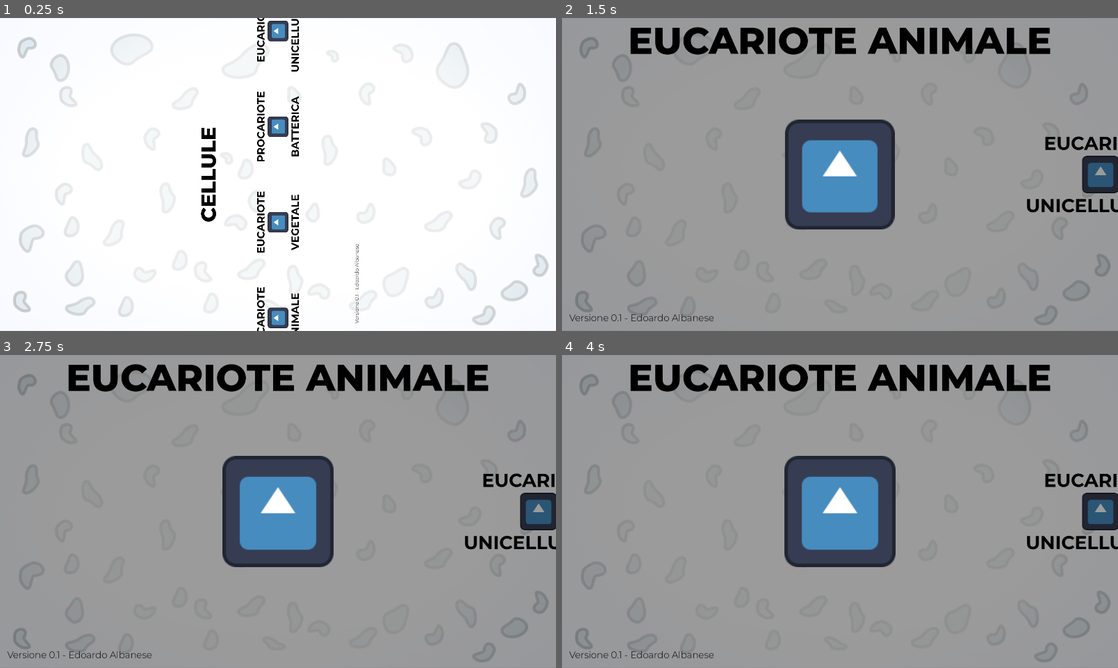
Above: before the commit, frames 1-4 (two rows, left to right).
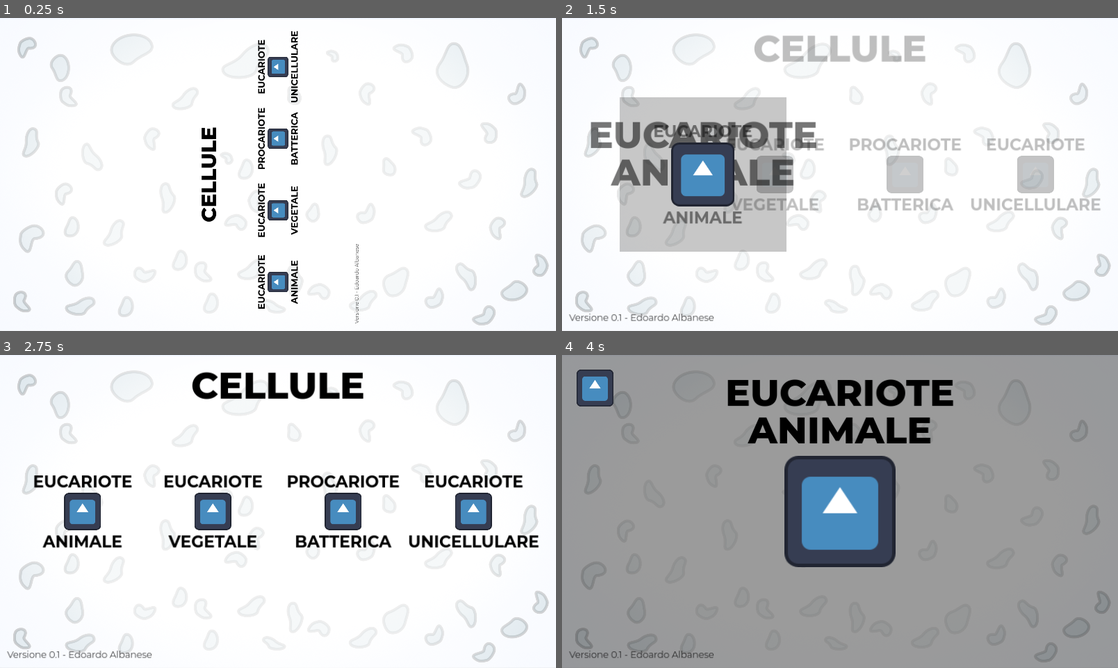
Above: after the commit, the same moments.

Repository: edoardo-albanese/Cellule
Game: Godot game, scene res://ScenesAndScripts/start_menu.tscn
Two runs of this game, one before a commit and one after it. Both use one fixed random seed, a clock stepped at 60 frames per second and the inputs below. The engine's default icon, where the game draws it, is replaced by a stand-in: a white triangle on a blue panel in a dark square.
Inputs (mouse positions are in pixels of both pictures, inside the frame that each line leads up to):
- Up to frame 1 (0.25 s): no input
- Up to frame 2 (1.5 s): click (578, 174) at 0.52 s; click (645, 174) at 1.27 s
- Up to frame 3 (2.75 s): click (33, 389) at 2.02 s
- Up to frame 4 (4 s): click (645, 511) at 2.77 s

The runs differ from the first frame. In frame 1, 3.5% of the frame differs, in the area x 36-65%, y 0-100%; in frame 2, 99%; in frame 3, 99%, in the area x 0-100%, y 0-100%; in frame 4, 8.8%.

Commit message:
added detransition and export

Diff:
--- a/ScenesAndScripts/Global.gd
+++ b/ScenesAndScripts/Global.gd
@@ -2,6 +2,7 @@
 
 enum CELLULE {Animale, Vegetale, Procariote, Unicellulare}
 
-signal cell_clicked()
+signal cell_clicked
+signal back_clicked
 
 var cell_type : CELLULE
--- a/ScenesAndScripts/cellula.gd
+++ b/ScenesAndScripts/cellula.gd
@@ -42,3 +42,10 @@
 
 	title.text = text1 + " " + text2
 	animation_player.play("transition")
+
+
+func _on_back_button_pressed():
+	if image.disabled:
+		Global.back_clicked.emit()
+		enlarger.minimize()
+		animation_player.play("detransition")
--- a/ScenesAndScripts/cellula.tscn
+++ b/ScenesAndScripts/cellula.tscn
@@ -124,6 +124,42 @@
 tracks/9/interp = 1
 tracks/9/loop_wrap = true
 tracks/9/keys = {
+"times": PackedFloat32Array(0),
+"transitions": PackedFloat32Array(1),
+"update": 0,
+"values": [Vector2(128, 128)]
+}
+tracks/10/type = "value"
+tracks/10/imported = false
+tracks/10/enabled = true
+tracks/10/path = NodePath("Container/MarginContainer/BackButton:visible")
+tracks/10/interp = 1
+tracks/10/loop_wrap = true
+tracks/10/keys = {
+"times": PackedFloat32Array(0),
+"transitions": PackedFloat32Array(1),
+"update": 1,
+"values": [false]
+}
+tracks/11/type = "value"
+tracks/11/imported = false
+tracks/11/enabled = true
+tracks/11/path = NodePath("Container/MarginContainer/BackButton:modulate")
+tracks/11/interp = 1
+tracks/11/loop_wrap = true
+tracks/11/keys = {
+"times": PackedFloat32Array(0),
+"transitions": PackedFloat32Array(1),
+"update": 0,
+"values": [Color(1, 1, 1, 1)]
+}
+tracks/12/type = "value"
+tracks/12/imported = false
+tracks/12/enabled = true
+tracks/12/path = NodePath("Container/MarginContainer/Center/Image:size")
+tracks/12/interp = 1
+tracks/12/loop_wrap = true
+tracks/12/keys = {
 "times": PackedFloat32Array(0),
 "transitions": PackedFloat32Array(1),
 "update": 0,
@@ -240,10 +276,207 @@
 "update": 1,
 "values": [15]
 }
+tracks/9/type = "value"
+tracks/9/imported = false
+tracks/9/enabled = true
+tracks/9/path = NodePath("Container/MarginContainer/BackButton:visible")
+tracks/9/interp = 1
+tracks/9/loop_wrap = true
+tracks/9/keys = {
+"times": PackedFloat32Array(0, 0.001),
+"transitions": PackedFloat32Array(1, 1),
+"update": 1,
+"values": [false, true]
+}
+tracks/10/type = "value"
+tracks/10/imported = false
+tracks/10/enabled = true
+tracks/10/path = NodePath("Container/MarginContainer/BackButton:modulate")
+tracks/10/interp = 1
+tracks/10/loop_wrap = true
+tracks/10/keys = {
+"times": PackedFloat32Array(0, 0.5),
+"transitions": PackedFloat32Array(-2, -2),
+"update": 0,
+"values": [Color(1, 1, 1, 0), Color(1, 1, 1, 1)]
+}
+tracks/11/type = "value"
+tracks/11/imported = false
+tracks/11/enabled = true
+tracks/11/path = NodePath("Container/MarginContainer/BackButton:disabled")
+tracks/11/interp = 1
+tracks/11/loop_wrap = true
+tracks/11/keys = {
+"times": PackedFloat32Array(0),
+"transitions": PackedFloat32Array(1),
+"update": 1,
+"values": [false]
+}
+
+[sub_resource type="Animation" id="Animation_u54ws"]
+resource_name = "detransition"
+length = 0.5
+tracks/0/type = "value"
+tracks/0/imported = false
+tracks/0/enabled = true
+tracks/0/path = NodePath("Container/ColorRect:visible")
+tracks/0/interp = 1
+tracks/0/loop_wrap = true
+tracks/0/keys = {
+"times": PackedFloat32Array(0, 0.3),
+"transitions": PackedFloat32Array(1, 1),
+"update": 1,
+"values": [true, false]
+}
+tracks/1/type = "value"
+tracks/1/imported = false
+tracks/1/enabled = true
+tracks/1/path = NodePath("Container/ColorRect:modulate")
+tracks/1/interp = 1
+tracks/1/loop_wrap = true
+tracks/1/keys = {
+"times": PackedFloat32Array(0, 0.3),
+"transitions": PackedFloat32Array(-2, -2),
+"update": 0,
+"values": [Color(1, 1, 1, 1), Color(1, 1, 1, 0)]
+}
+tracks/2/type = "value"
+tracks/2/imported = false
+tracks/2/enabled = true
+tracks/2/path = NodePath("Container/MarginContainer/BackButton:disabled")
+tracks/2/interp = 1
+tracks/2/loop_wrap = true
+tracks/2/keys = {
+"times": PackedFloat32Array(0),
+"transitions": PackedFloat32Array(1),
+"update": 1,
+"values": [true]
+}
+tracks/3/type = "value"
+tracks/3/imported = false
+tracks/3/enabled = true
+tracks/3/path = NodePath("Container/MarginContainer/BackButton:visible")
+tracks/3/interp = 1
+tracks/3/loop_wrap = true
+tracks/3/keys = {
+"times": PackedFloat32Array(0),
+"transitions": PackedFloat32Array(1),
+"update": 1,
+"values": [true]
+}
+tracks/4/type = "value"
+tracks/4/imported = false
+tracks/4/enabled = true
+tracks/4/path = NodePath("Container/MarginContainer/BackButton:modulate")
+tracks/4/interp = 1
+tracks/4/loop_wrap = true
+tracks/4/keys = {
+"times": PackedFloat32Array(0, 0.3),
+"transitions": PackedFloat32Array(-2, -2),
+"update": 0,
+"values": [Color(1, 1, 1, 1), Color(1, 1, 1, 0)]
+}
+tracks/5/type = "value"
+tracks/5/imported = false
+tracks/5/enabled = true
+tracks/5/path = NodePath("Container:anchors_preset")
+tracks/5/interp = 1
+tracks/5/loop_wrap = true
+tracks/5/keys = {
+"times": PackedFloat32Array(0, 0.3),
+"transitions": PackedFloat32Array(-2, -2),
+"update": 1,
+"values": [15, 8]
+}
+tracks/6/type = "value"
+tracks/6/imported = false
+tracks/6/enabled = true
+tracks/6/path = NodePath("Container/MarginContainer/Title:visible")
+tracks/6/interp = 1
+tracks/6/loop_wrap = true
+tracks/6/keys = {
+"times": PackedFloat32Array(0, 0.3),
+"transitions": PackedFloat32Array(1, 1),
+"update": 1,
+"values": [true, false]
+}
+tracks/7/type = "value"
+tracks/7/imported = false
+tracks/7/enabled = true
+tracks/7/path = NodePath("Container/MarginContainer/Title:modulate")
+tracks/7/interp = 1
+tracks/7/loop_wrap = true
+tracks/7/keys = {
+"times": PackedFloat32Array(0, 0.3),
+"transitions": PackedFloat32Array(-2, -2),
+"update": 0,
+"values": [Color(1, 1, 1, 1), Color(1, 1, 1, 0)]
+}
+tracks/8/type = "value"
+tracks/8/imported = false
+tracks/8/enabled = true
+tracks/8/path = NodePath("Container/MarginContainer/Center/UpText:modulate")
+tracks/8/interp = 1
+tracks/8/loop_wrap = true
+tracks/8/keys = {
+"times": PackedFloat32Array(0, 0.3),
+"transitions": PackedFloat32Array(-2, -2),
+"update": 0,
+"values": [Color(1, 1, 1, 0), Color(1, 1, 1, 1)]
+}
+tracks/9/type = "value"
+tracks/9/imported = false
+tracks/9/enabled = true
+tracks/9/path = NodePath("Container/MarginContainer/Center/DownText:modulate")
+tracks/9/interp = 1
+tracks/9/loop_wrap = true
+tracks/9/keys = {
+"times": PackedFloat32Array(0, 0.3),
+"transitions": PackedFloat32Array(-2, -2),
+"update": 0,
+"values": [Color(1, 1, 1, 0), Color(1, 1, 1, 1)]
+}
+tracks/10/type = "value"
+tracks/10/imported = false
+tracks/10/enabled = true
+tracks/10/path = NodePath("Container/MarginContainer/Center/Image:disabled")
+tracks/10/interp = 1
+tracks/10/loop_wrap = true
+tracks/10/keys = {
+"times": PackedFloat32Array(0.5),
+"transitions": PackedFloat32Array(1),
+"update": 1,
+"values": [false]
+}
+tracks/11/type = "value"
+tracks/11/imported = false
+tracks/11/enabled = true
+tracks/11/path = NodePath("Container/MarginContainer/Center/Image:custom_minimum_size")
+tracks/11/interp = 1
+tracks/11/loop_wrap = true
+tracks/11/keys = {
+"times": PackedFloat32Array(0, 0.5),
+"transitions": PackedFloat32Array(-2, -2),
+"update": 0,
+"values": [Vector2(384, 384), Vector2(128, 128)]
+}
+tracks/12/type = "value"
+tracks/12/imported = false
+tracks/12/enabled = true
+tracks/12/path = NodePath("Container/MarginContainer/Center/Image:size")
+tracks/12/interp = 1
+tracks/12/loop_wrap = true
+tracks/12/keys = {
+"times": PackedFloat32Array(0, 0.5),
+"transitions": PackedFloat32Array(-2, -2),
+"update": 0,
+"values": [Vector2(384, 384), Vector2(128, 128)]
+}
 
 [sub_resource type="AnimationLibrary" id="AnimationLibrary_0of13"]
 _data = {
 "RESET": SubResource("Animation_6bl8d"),
+"detransition": SubResource("Animation_u54ws"),
 "transition": SubResource("Animation_7ykny")
 }
 
@@ -284,15 +517,21 @@
 anchor_bottom = 1.0
 grow_horizontal = 2
 grow_vertical = 2
+theme_override_constants/margin_left = 50
+theme_override_constants/margin_top = 50
+theme_override_constants/margin_right = 50
+theme_override_constants/margin_bottom = 50
 
 [node name="Title" type="Label" parent="Container/MarginContainer"]
 visible = false
+custom_minimum_size = Vector2(1400, 0)
 layout_mode = 2
 size_flags_horizontal = 4
 size_flags_vertical = 0
 theme = ExtResource("2_v3th2")
 text = "EUCARIOTE ANIMALE"
 horizontal_alignment = 1
+autowrap_mode = 2
 
 [node name="Notes" type="PanelContainer" parent="Container/MarginContainer"]
 visible = false
@@ -336,6 +575,14 @@
 text = "PLACEHOLDER 2"
 horizontal_alignment = 1
 
+[node name="BackButton" type="TextureButton" parent="Container/MarginContainer"]
+visible = false
+layout_mode = 2
+size_flags_horizontal = 0
+size_flags_vertical = 0
+disabled = true
+texture_normal = ExtResource("1_h683v")
+
 [node name="Enlarger" type="Node" parent="." node_paths=PackedStringArray("actor")]
 script = ExtResource("4_ixk88")
 actor = NodePath("../Container")
@@ -344,5 +591,7 @@
 libraries = {
 "": SubResource("AnimationLibrary_0of13")
 }
+speed_scale = 2.0
 
 [connection signal="pressed" from="Container/MarginContainer/Center/Image" to="." method="_on_image_pressed"]
+[connection signal="pressed" from="Container/MarginContainer/BackButton" to="." method="_on_back_button_pressed"]
--- a/ScenesAndScripts/enlarger.gd
+++ b/ScenesAndScripts/enlarger.gd
@@ -16,8 +16,8 @@
 
 func enlarge():
 	max_size = Vector2(1920,1080)
-	print(max_size)
 	central_pos = Vector2.ZERO
+	normal_pos = actor.global_position
 
 	var tween = create_tween()
 	tween.set_parallel(true)
--- a/ScenesAndScripts/h1.tres
+++ b/ScenesAndScripts/h1.tres
@@ -4,5 +4,6 @@
 
 [resource]
 Label/colors/font_color = Color(0, 0, 0, 1)
+Label/constants/line_spacing = -30
 Label/font_sizes/font_size = 128
 Label/fonts/font = ExtResource("1_bcyx8")
--- a/ScenesAndScripts/h2.tres
+++ b/ScenesAndScripts/h2.tres
@@ -4,5 +4,5 @@
 
 [resource]
 Label/colors/font_color = Color(0, 0, 0, 1)
-Label/font_sizes/font_size = 64
+Label/font_sizes/font_size = 56
 Label/fonts/font = ExtResource("1_mqjul")
--- a/ScenesAndScripts/start_menu.gd
+++ b/ScenesAndScripts/start_menu.gd
@@ -5,34 +5,48 @@
 @onready var animale = $MarginContainer/Cells/EucarioteAnimale
 @onready var vegetale = $MarginContainer/Cells/EucarioteVegetale
 @onready var procariote = $MarginContainer/Cells/Procariote
+@onready var unicellulare = $MarginContainer/Cells/Unicellulare
+
+var cells = []
 
 @onready var title = $MarginContainer/Title
 
 func _ready():
 	credits.text = "Versione " + ProjectSettings.get("application/config/version") + " - Edoardo Albanese"
+	cells = [animale, vegetale, procariote, unicellulare]
+
 	Global.cell_clicked.connect(on_cell_clicked)
+	Global.back_clicked.connect(on_back_clicked)
+
 
 func on_cell_clicked():
+	transition(Global.cell_type)
+
+func on_back_clicked():
+	detransition()
+
+
+func transition(except : int):
+	for i in cells:
+		i.z_index = 0
+	cells[except].z_index = 1
+
+	for i in cells:
+		i.process_mode = Node.PROCESS_MODE_DISABLED
+	cells[except].process_mode = Node.PROCESS_MODE_INHERIT
+
 	var tween = create_tween()
 	tween.set_parallel(true)
 	tween.tween_property(title, "modulate", Color(0,0,0,0), 0.2).set_ease(Tween.EASE_IN_OUT)
+	for i in cells:
+		if cells.find(i) != except:
+			tween.tween_property(i, "modulate", Color(0,0,0,0), 0.2).set_ease(Tween.EASE_IN_OUT)
 
-	match Global.cell_type:
-		Global.CELLULE.Animale:
-			animale.z_index += 1
-			vegetale.process_mode = Node.PROCESS_MODE_DISABLED
-			procariote.process_mode = Node.PROCESS_MODE_DISABLED
-			tween.tween_property(vegetale, "modulate", Color(0,0,0,0), 0.2).set_ease(Tween.EASE_IN_OUT)
-			tween.tween_property(procariote, "modulate", Color(0,0,0,0), 0.2).set_ease(Tween.EASE_IN_OUT)
-		Global.CELLULE.Vegetale:
-			vegetale.z_index += 1
-			animale.process_mode = Node.PROCESS_MODE_DISABLED
-			procariote.process_mode = Node.PROCESS_MODE_DISABLED
-			tween.tween_property(animale, "modulate", Color(0,0,0,0), 0.2).set_ease(Tween.EASE_IN_OUT)
-			tween.tween_property(procariote, "modulate", Color(0,0,0,0), 0.2).set_ease(Tween.EASE_IN_OUT)
-		Global.CELLULE.Procariote:
-			procariote.z_index += 1
-			animale.process_mode = Node.PROCESS_MODE_DISABLED
-			vegetale.process_mode = Node.PROCESS_MODE_DISABLED
-			tween.tween_property(animale, "modulate", Color(0,0,0,0), 0.2).set_ease(Tween.EASE_IN_OUT)
-			tween.tween_property(vegetale, "modulate", Color(0,0,0,0), 0.2).set_ease(Tween.EASE_IN_OUT)
+func detransition():
+	var tween = create_tween()
+	tween.set_parallel(true)
+	tween.tween_property(title, "modulate", Color(1,1,1,1), 0.25).set_ease(Tween.EASE_IN_OUT)
+	for i in cells:
+		i.z_index = 0
+		tween.tween_property(i, "modulate", Color(1,1,1,1), 0.25).set_ease(Tween.EASE_IN_OUT)
+		i.process_mode = Node.PROCESS_MODE_INHERIT
--- a/ScenesAndScripts/start_menu.tscn
+++ b/ScenesAndScripts/start_menu.tscn
@@ -63,6 +63,18 @@
 tracks/4/interp = 1
 tracks/4/loop_wrap = true
 tracks/4/keys = {
+"times": PackedFloat32Array(0),
+"transitions": PackedFloat32Array(1),
+"update": 1,
+"values": [4]
+}
+tracks/5/type = "value"
+tracks/5/imported = false
+tracks/5/enabled = true
+tracks/5/path = NodePath("MarginContainer/Cells/Unicellulare:process_mode")
+tracks/5/interp = 1
+tracks/5/loop_wrap = true
+tracks/5/keys = {
 "times": PackedFloat32Array(0),
 "transitions": PackedFloat32Array(1),
 "update": 1,
@@ -127,6 +139,18 @@
 tracks/4/interp = 1
 tracks/4/loop_wrap = true
 tracks/4/keys = {
+"times": PackedFloat32Array(0, 0.5),
+"transitions": PackedFloat32Array(1, 1),
+"update": 1,
+"values": [4, 0]
+}
+tracks/5/type = "value"
+tracks/5/imported = false
+tracks/5/enabled = true
+tracks/5/path = NodePath("MarginContainer/Cells/Unicellulare:process_mode")
+tracks/5/interp = 1
+tracks/5/loop_wrap = true
+tracks/5/keys = {
 "times": PackedFloat32Array(0, 0.5),
 "transitions": PackedFloat32Array(1, 1),
 "update": 1,
@@ -190,7 +214,7 @@
 custom_minimum_size = Vector2(0, 300)
 layout_mode = 2
 size_flags_vertical = 4
-theme_override_constants/separation = 600
+theme_override_constants/separation = 450
 alignment = 1
 
 [node name="EucarioteAnimale" parent="MarginContainer/Cells" instance=ExtResource("3_xhefl")]
@@ -218,6 +242,7 @@
 layout_mode = 2
 text1 = "EUCARIOTE"
 text2 = "UNICELLULARE"
+type = 3
 
 [node name="AnimationPlayer" type="AnimationPlayer" parent="."]
 libraries = {
--- a/project.godot
+++ b/project.godot
@@ -24,7 +24,7 @@
 
 window/size/viewport_width=1920
 window/size/viewport_height=1080
-window/stretch/mode="viewport"
+window/stretch/mode="canvas_items"
 
 [rendering]
 
Not shown: 1 places in ScenesAndScripts/cellula.tscn that only renumber resources
Not shown, added: Exports/Cellule.console.exe
Not shown, added: Exports/Cellule.exe
